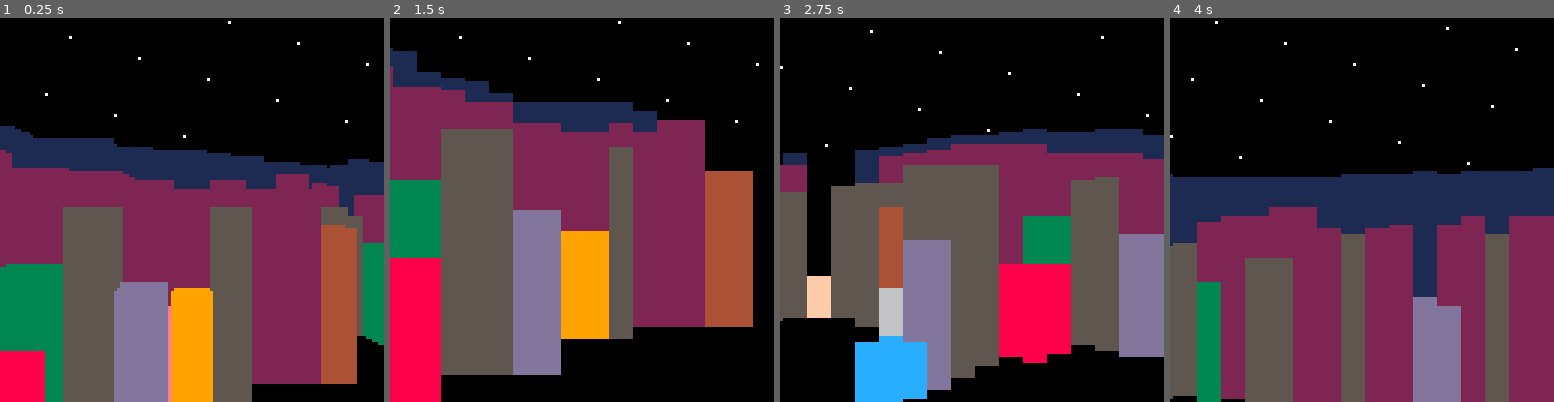
Above: before the commit, frames 1-4 (left to right).
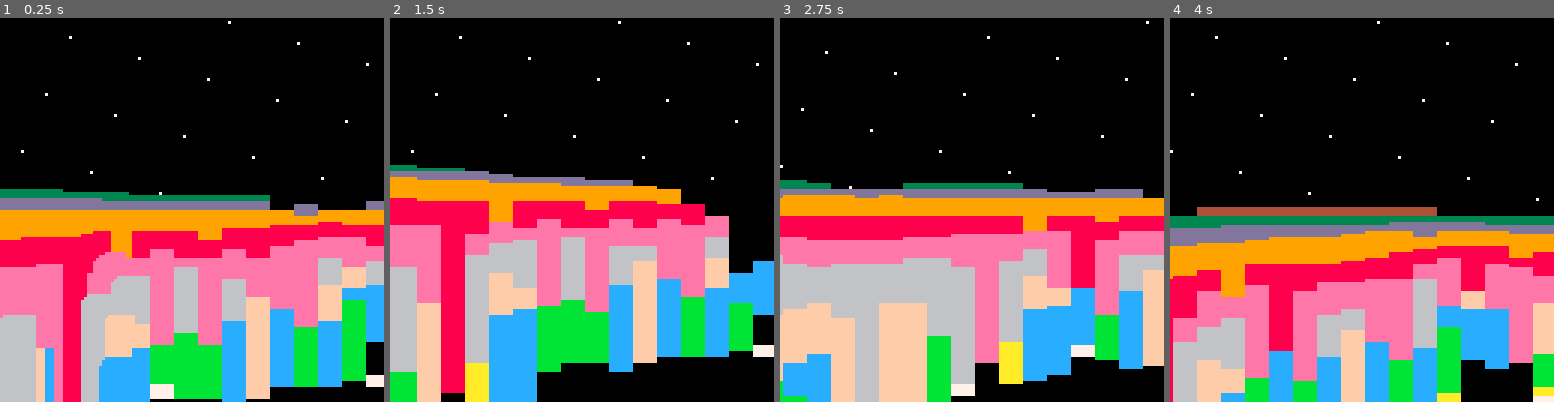
Above: after the commit, the same moments.

Repository: jcwilk/mandel3
Game: PICO-8 cartridge mandel3.p8
Two runs of this game, one before a commit and one after it. Both use one fixed random seed, a clock stepped at 60 frames per second and the inputs below.
Inputs:
- Up to frame 1 (0.25 s): no input
- Up to frame 2 (1.5 s): tap O (Z key) at 0.33, 0.7, 1.43 s; tap X (X key) at 1.07 s
- Up to frame 3 (2.75 s): hold Left 1.97-2.37 s; tap X (X key) at 2.07, 2.4, 2.73 s; tap O (Z key) at 2.22 s; hold Down from 2.42 s (still down)
- Up to frame 4 (4 s): release Down at 2.82 s; hold Right 2.87-3.53 s; tap X (X key) at 3.07, 3.4, 3.73 s; tap O (Z key) at 3.1, 3.98 s; hold Up from 3.58 s (still down)

The runs differ from the first frame. In frame 1, 64% of the frame differs, in the area x 0-100%, y 28-100%; in frame 2, 68%, in the area x 0-100%, y 7-100%; in frame 3, 63%; in frame 4, 59%.

Commit message:
Add in incomplete growing upwards iterations feature
It's glitchy af right now... I suspect something is getting cached in
the wrong place or something like that

Diff:
--- a/mandel3.p8
+++ b/mandel3.p8
@@ -29,7 +29,7 @@
   max_iterations = 30
   max_wall_height = 0.5
   player_height = 0.3
-  grid_size = 1/(2^4)
+  grid_size = 1/(2^5)
 
   player = {
     coords=makevec2d(-0.5,0),
@@ -207,8 +207,9 @@
 
 function raycast_pixel_column(pixel_column)
   local pa,pv,currx,curry,found,intx,inty,xstep,ystep,distance
-  local height,distance_to_pixel_col,lowest_y,current_draw_distance,current_max_iterations,blocker_ratio
+  local height,distance_to_pixel_col,lowest_y,current_draw_distance,blocker_ratio
   local calc_screenx,screenx,draw_width
+  local current_max_iterations=max_iterations
 
   calc_screenx=pixel_column.calc_screenx
   pa=screenx_to_angle(calc_screenx)
@@ -252,7 +253,6 @@
     distance_to_pixel_col = 1 / cos((pa-player.bearing).val)
     lowest_y = 128
     current_draw_distance=draw_distance*player_height
-    current_max_iterations=max_iterations
     blocker_ratio=false
 
     while not found and distance < current_draw_distance do
@@ -270,7 +270,7 @@
 
       iterations = mandelbrot(currx, curry, current_max_iterations)
 
-      height = max_wall_height*(1-iterations/max_iterations)
+      height = max_wall_height*(1-iterations_easing(iterations, current_max_iterations))
       relative_height = height - player_height
 
       if relative_height < 0 then
@@ -294,15 +294,22 @@
           current_draw_distance=min(current_draw_distance,distance * (max_wall_height-player_height)/relative_height)
         end
 
-        rectfill(screenx, lowest_y-1, screenx+draw_width-1, screeny, colors[1+flr((iterations/max_iterations)^2*15)])
+        rectfill(screenx, lowest_y-1, screenx+draw_width-1, screeny, colors[1+flr(iterations_easing(iterations, current_max_iterations)*15)])
         lowest_y = screeny
+        --printh(draw_width)
       end
     end
 
     yield()
 
+    current_max_iterations+=1
+
     first_time=false
   end
+end
+
+function iterations_easing(iterations, current_max)
+  return (iterations/current_max)^0.5
 end
 
 build_buffer_manager = (function()
@@ -351,8 +358,12 @@
 function mandelbrot(x, y, current_max_iterations)
   y=abs(y)
   local key=tostr(x,true)..tostr(y,true)
-  if cached_grid[key] then
-    return cached_grid[key]
+  if not cached_grid[key] then
+    cached_grid[key]={
+      x=0,
+      y=0,
+      i=0
+    }
   end
 
   -- if true then
@@ -360,11 +371,11 @@
   --   --return 8
   -- end
 
-  local zx=0
-  local zy=0
+  local zx=cached_grid[key].x
+  local zy=cached_grid[key].y
   local xswap
 
-  local i=0
+  local i=cached_grid[key].i
   while i < current_max_iterations and abs(zx) < 2 and abs(zy) < 2 do
     i+= 1
 
@@ -373,7 +384,9 @@
     zx = xswap
   end
 
-  cached_grid[key] = i
+  cached_grid[key].x = zx
+  cached_grid[key].y = zy
+  cached_grid[key].i = i
 
   return i
 end
Not shown, changed: index.js
